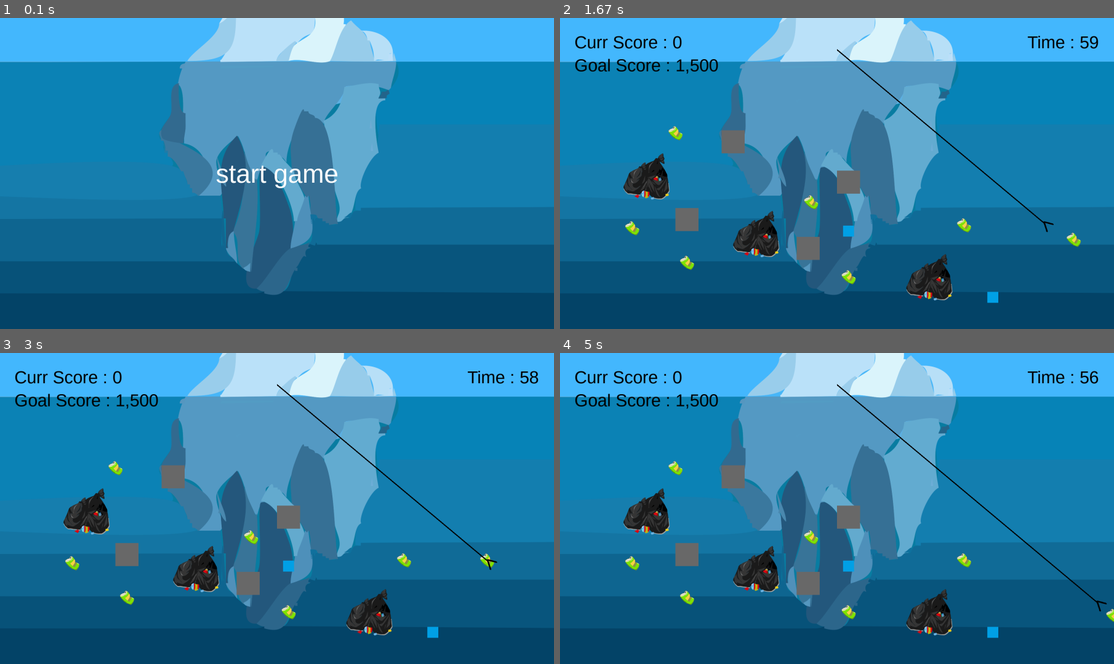
Above: before the commit, frames 1-4 (two rows, left to right).
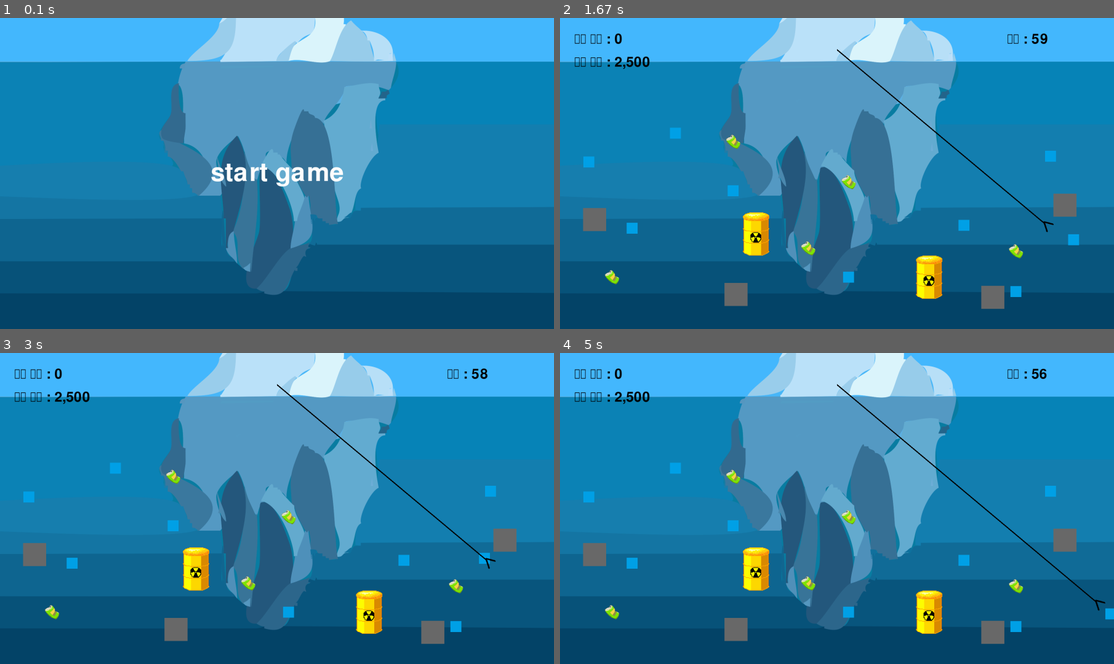
Above: after the commit, the same moments.

Repository: SeoMinKey/python-example
Game: pygame game, started from GoldMinerWorkspace/13_setup.py
Two runs of this game, one before a commit and one after it. Both use one fixed random seed, a clock stepped at 60 frames per second and the inputs below.
Inputs:
- Up to frame 1 (0.1 s): no input
- Up to frame 2 (1.67 s): tap Space at 0.33, 0.73, 1.03, 1.23, 1.57 s
- Up to frame 3 (3 s): tap Space at 1.87, 2.07, 2.37, 2.63, 2.97 s
- Up to frame 4 (5 s): tap Space at 3.27, 3.4, 3.8, 4.1, 4.47, 4.87 s

The runs differ from the first frame. In frame 1, 0.8% of the frame differs, in the area x 38-62%, y 46-55%; in frame 2, 7.3%; in frame 3, 7.4%; in frame 4, 7.5%, in the area x 2-100%, y 4-94%.

Commit message:
GoldMinerWorkspace

Diff:
--- a/GoldMinerWorkspace/13_setup.py
+++ b/GoldMinerWorkspace/13_setup.py
@@ -71,23 +71,23 @@
 
 def setup_gemstone():
     small_gold_price, small_gold_speed = 100, 15
-    big_gold_price, big_gold_speed = 300, 8
-    stone_price, stone_speed = 10, 10
-    diamond_price, diamond_speed = 600, 17
+    big_gold_price, big_gold_speed = 600, 8
+    stone_price, stone_speed = 300, 10
+    diamond_price, diamond_speed = 10, 17
 
     big_gold_spot = [(300, 550), (680, 750), (1280, 900), (1580, 650)]
-    small_gold_spot = [(100, 500), (400, 400), (600, 600), (250, 730), (440, 850), (870, 640), (1000, 900), (1280, 550), (1400, 720), (1580, 950), (1700, 480), (1780, 770)]
-    stone_spot = [(180, 900), (440, 700), (600, 430), (860, 800), (1000, 570), (1200, 680), (1420, 500), (1580, 810)]
-    diamond_spot = [(120, 700), (610, 960), (1000, 740), (1500, 970), (1750, 650)]
+    diamond_spot = [(100, 500), (400, 400), (600, 600), (250, 730), (440, 850), (870, 640), (1000, 900), (1280, 550), (1400, 720), (1580, 950), (1700, 480), (1780, 770)]
+    small_gold_spot = [(180, 900), (440, 700), (600, 430), (860, 800), (1000, 570), (1200, 680), (1420, 500), (1580, 810)]
+    stone_spot = [(120, 700), (610, 960), (1000, 740), (1500, 970), (1750, 650)]
 
     # 작은 금
     random.shuffle(small_gold_spot)
-    for i in range(0, 7):
+    for i in range(0, 5):
         gemstone_group.add(Gemstone(gemstone_images[0], small_gold_spot[i], small_gold_price, small_gold_speed)) # 그룹에 추가
 
     # 큰 금
     random.shuffle(big_gold_spot)
-    for i in range(0, 3):
+    for i in range(0, 2):
         gemstone_group.add(Gemstone(gemstone_images[1], big_gold_spot[i], big_gold_price, big_gold_speed))
 
     # 돌
@@ -97,7 +97,7 @@
 
     # 다이아몬드
     random.shuffle(diamond_spot)
-    for i in range(0, 2):
+    for i in range(0, 9):
         gemstone_group.add(Gemstone(gemstone_images[3], diamond_spot[i], diamond_price, diamond_speed))
 
 def update_score(score):
@@ -105,21 +105,21 @@
     curr_score += score
 
 def display_score():
-    game_font = pygame.font.SysFont("arialrounded", 60)
-    txt_curr_score = game_font.render(f"Curr Score : {curr_score:,}", True, BLACK)
+    game_font = pygame.font.Font(text_font, 70)
+    txt_curr_score = game_font.render(f"현재 점수 : {curr_score:,}", True, BLACK)
     screen.blit(txt_curr_score, (50, 50))
 
-    game_font = pygame.font.SysFont("arialrounded", 60)
-    txt_goal_score = game_font.render(f"Goal Score : {goal_score:,}", True, BLACK)
+    game_font = pygame.font.Font(text_font, 70)
+    txt_goal_score = game_font.render(f"목표 점수 : {goal_score:,}", True, BLACK)
     screen.blit(txt_goal_score, (50, 130))
 
 def display_time(time):
-    game_font = pygame.font.SysFont("arialrounded", 60)
-    txt_timer = game_font.render(f"Time : {time}", True, BLACK)
-    screen.blit(txt_timer, (screen_width - 300, 50))
+    game_font = pygame.font.Font(text_font, 70)
+    txt_timer = game_font.render(f"시간 : {time}", True, BLACK)
+    screen.blit(txt_timer, (screen_width - 370, 50))
 
 def display_game_text(text):
-    game_font = pygame.font.SysFont("arialrounded", 90) # 큰 폰트
+    game_font = pygame.font.Font(text_font, 130) # 큰 폰트
     txt_game_over = game_font.render(text, True, WHITE)
     rect_game_over = txt_game_over.get_rect(center=(int(screen_width / 2), int(screen_height / 2))) # 화면 중앙에 표시
     screen.blit(txt_game_over, rect_game_over)
@@ -140,10 +140,10 @@
 screen = pygame.display.set_mode((screen_width, screen_height))
 pygame.display.set_caption("Gold Miner")
 clock = pygame.time.Clock()
-game_font = pygame.font.SysFont("arialrounded", 30)
+game_font = pygame.font.Font()
 
 # 점수 관련 변수
-goal_score = 1500 # 목표 점수
+goal_score = 2500 # 목표 점수
 curr_score = 0 # 현재 점수
 
 # 게임 오버 관련 변수
@@ -173,6 +173,7 @@
 # 배경 이미지 불러오기
 current_path = os.path.dirname(__file__) # 현재 파일의 위치 반환
 background = pygame.image.load(os.path.join(current_path, "background.png"))
+text_font = os.path.join(current_path, "DungGeunMo.ttf")
 
 # 4개 보석 이미지 불러오기 (작은 금, 큰 금, 돌, 다이아몬드)
 gemstone_images = [
@@ -208,7 +209,9 @@
         pygame.display.update()
 
     game_set()
-    print('----SET----')
+
+    if not game:
+        break
 
     running = True
     while running:
@@ -228,7 +231,6 @@
             to_x = -return_speed
 
         if claw.offset.x < default_offset_x_claw: # 원위치에 오면
-            print(1)
             to_x = 0
             claw.set_init_state() # 처음 상태로 되돌림
 
@@ -242,14 +244,12 @@
                 # if claw.rect.colliderect(gemstone.rect): # 직사각형 기준으로 충돌 처리
                 if pygame.sprite.collide_mask(claw, gemstone): # 투명 영역은 제외하고 실제 이미지 영역에 대해 충돌 처리
                     caught_gemstone = gemstone # 잡힌 보석
-                    print(2)
                     to_x = -gemstone.speed # 잡힌 보석의 속도에 - 한 값을 이동 속도로 설정
                     print(claw.offset.x,  default_offset_x_claw)
                     break
 
         if caught_gemstone:
             caught_gemstone.set_position(claw.rect.center, claw.angle)
-            print(3)
 
         screen.blit(background, (0, 0))
 
Binary file changed: GoldMinerWorkspace/big_gold.png
Not shown, added: GoldMinerWorkspace/DungGeunMo.ttf
